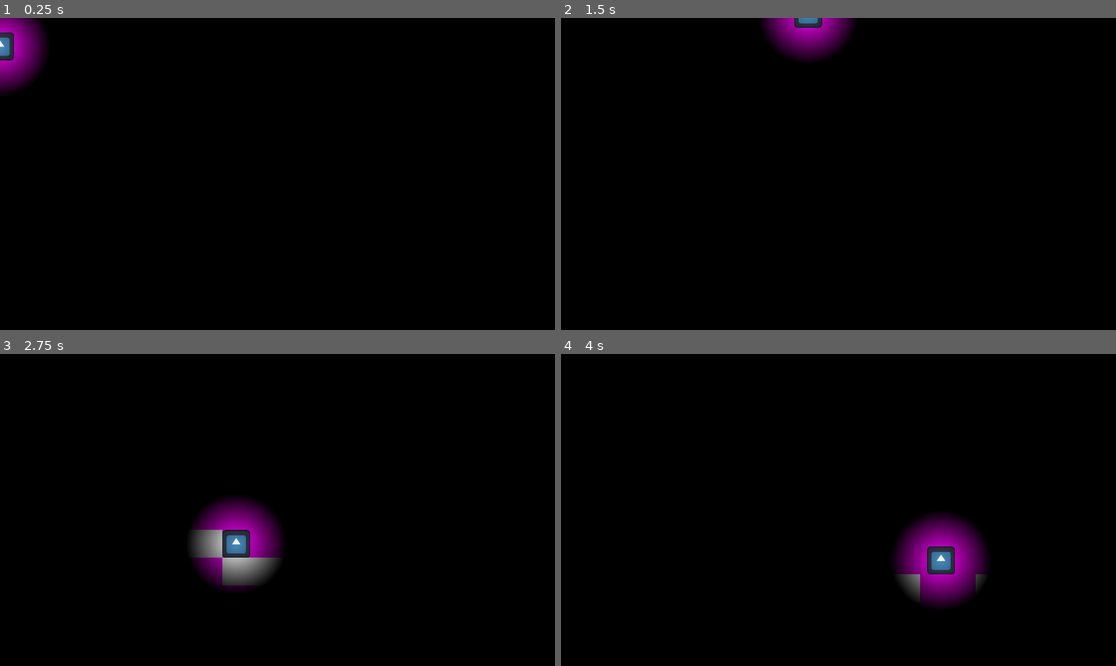
Above: before the commit, frames 1-4 (two rows, left to right).
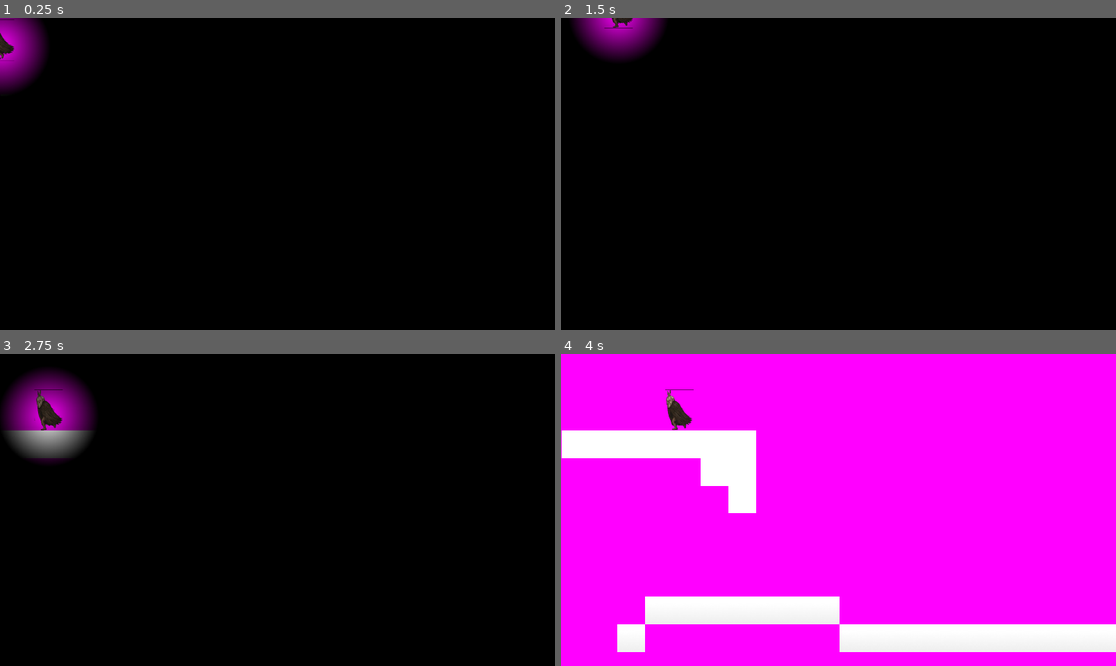
Above: after the commit, the same moments.

Repository: NahuelArrieta/MaskGame
Game: Godot game, scene res://levels/level-001.tscn
The game is run twice, just before and just after one commit, with the same random seed, the same clock (stepped at 60 frames per second) and the same inputs. The engine's default icon, where the game draws it, is replaced by a stand-in: a white triangle on a blue panel in a dark square.
Inputs:
- Up to frame 1 (0.25 s): no input
- Up to frame 2 (1.5 s): hold Right (RIGHT) from 0.53 s (still down); tap E (MASK_ANTIGRAVITY_KEY, bound only after the commit) at 0.6 s; tap Up (JUMP) at 0.77 s; tap W (MASK_DEATH_KEY, bound only after the commit) at 0.8, 1.35 s
- Up to frame 3 (2.75 s): tap Up (JUMP) at 1.52 s; tap Q (MASK_FIRE_KEY, bound only after the commit) at 1.55, 2.1 s; release Right (RIGHT) at 2.03 s; hold Left (LEFT) from 2.03 s (still down); tap E (MASK_ANTIGRAVITY_KEY, bound only after the commit) at 2.3 s
- Up to frame 4 (4 s): release Left (LEFT) at 2.78 s; hold Right (RIGHT) from 2.78 s (still down); tap E (MASK_ANTIGRAVITY_KEY, bound only after the commit) at 2.85 s; tap Up (JUMP) at 3.02, 3.77 s; tap W (MASK_DEATH_KEY, bound only after the commit) at 3.05, 3.6 s; tap Q (MASK_FIRE_KEY, bound only after the commit) at 3.8 s

The runs differ from the first frame. In frame 1, 0.2% of the frame differs, in the area x 0-3%, y 0-14%; in frame 2, 3.3%; in frame 3, 7.5%; in frame 4, 100%, in the area x 0-100%, y 0-100%.

Commit message:
add fire mask

Diff:
--- /dev/null
+++ b/entities/camera/spootlight.gd
@@ -0,0 +1,7 @@
+extends CanvasModulate
+
+func _ready():
+	Global.mask_changed.connect(on_mask_changed)
+
+func on_mask_changed(mask: String):
+	visible = !(mask == Global.MASK_FIRE)
--- a/entities/camera/spootlight.tscn
+++ b/entities/camera/spootlight.tscn
@@ -1,4 +1,7 @@
-[gd_scene format=3 uid="uid://bf1oj0pv6ufrt"]
+[gd_scene load_steps=2 format=3 uid="uid://c2ptupymdpeas"]
+
+[ext_resource type="Script" uid="uid://bxb0vlr5jy827" path="res://entities/camera/spootlight.gd" id="1_dnpr4"]
 
 [node name="Spootlight" type="CanvasModulate"]
 color = Color(0, 0, 0, 1)
+script = ExtResource("1_dnpr4")
--- a/entities/player/player.gd
+++ b/entities/player/player.gd
@@ -1,10 +1,31 @@
 extends CharacterBody2D
 
-@export var speed = 300.0
+@export var speed = 70.0
 @export var jump_velocity = -450.0
+
+var current_mask: String = ""
+
+func _ready():
+	Global.mask_changed.connect(on_mask_changed)
+
+
+
+
+
+func _process(_delta):
+	for action in Global.mask_map.keys():
+		if Input.is_action_just_pressed(action):
+			var selected = Global.mask_map[action]
+			if selected != current_mask:
+				current_mask = selected
+				Global.mask_changed.emit(current_mask)
+			break
 
 
 func _physics_process(delta):
+	$Animation.play("idle")
+
+
 	if not is_on_floor():
 		velocity.y += Global.gravity * delta
 
@@ -40,3 +61,6 @@
 			$Walking.play()
 
 		$Animation.flip_h = velocity.x < 0
+
+func on_mask_changed(mask: String):
+	$Light.visible = !(mask == Global.MASK_FIRE)
--- a/entities/player/player.tscn
+++ b/entities/player/player.tscn
@@ -1,21 +1,60 @@
-[gd_scene load_steps=8 format=3 uid="uid://npn26jw3fcgm"]
+[gd_scene load_steps=14 format=3 uid="uid://npn26jw3fcgm"]
 
 [ext_resource type="Script" uid="uid://b78bww5c8bahl" path="res://entities/player/player.gd" id="1_symyc"]
-[ext_resource type="Texture2D" uid="uid://xmw2b1bg1cqc" path="res://icon.svg" id="2_abrql"]
+[ext_resource type="Texture2D" uid="uid://dgw00jilbh78" path="res://Gemini_Generated_Image_l1i1stl1i1stl1i1 (1) 1 (3).png" id="2_sglur"]
 [ext_resource type="PackedScene" uid="uid://cghftgvw3dec5" path="res://entities/camera/camera.tscn" id="3_sglur"]
 
 [sub_resource type="RectangleShape2D" id="RectangleShape2D_sfv1e"]
 size = Vector2(32, 32)
 
+[sub_resource type="AtlasTexture" id="AtlasTexture_sglur"]
+atlas = ExtResource("2_sglur")
+region = Rect2(667, 0, 131, 189)
+
+[sub_resource type="AtlasTexture" id="AtlasTexture_bls4j"]
+atlas = ExtResource("2_sglur")
+region = Rect2(536, 0, 131, 189)
+
+[sub_resource type="AtlasTexture" id="AtlasTexture_fkugw"]
+atlas = ExtResource("2_sglur")
+region = Rect2(405, 0, 131, 189)
+
+[sub_resource type="AtlasTexture" id="AtlasTexture_8fjmc"]
+atlas = ExtResource("2_sglur")
+region = Rect2(274, 0, 131, 189)
+
+[sub_resource type="AtlasTexture" id="AtlasTexture_qiwj3"]
+atlas = ExtResource("2_sglur")
+region = Rect2(143, 0, 131, 189)
+
+[sub_resource type="AtlasTexture" id="AtlasTexture_26q78"]
+atlas = ExtResource("2_sglur")
+region = Rect2(12, 0, 131, 189)
+
 [sub_resource type="SpriteFrames" id="SpriteFrames_sglur"]
 animations = [{
 "frames": [{
 "duration": 1.0,
-"texture": ExtResource("2_abrql")
+"texture": SubResource("AtlasTexture_sglur")
+}, {
+"duration": 1.0,
+"texture": SubResource("AtlasTexture_bls4j")
+}, {
+"duration": 1.0,
+"texture": SubResource("AtlasTexture_fkugw")
+}, {
+"duration": 1.0,
+"texture": SubResource("AtlasTexture_8fjmc")
+}, {
+"duration": 1.0,
+"texture": SubResource("AtlasTexture_qiwj3")
+}, {
+"duration": 1.0,
+"texture": SubResource("AtlasTexture_26q78")
 }],
 "loop": true,
-"name": &"default",
-"speed": 5.0
+"name": &"idle",
+"speed": 9.0
 }]
 
 [sub_resource type="Gradient" id="Gradient_sglur"]
@@ -35,12 +74,14 @@
 [node name="Collision" type="CollisionShape2D" parent="."]
 shape = SubResource("RectangleShape2D_sfv1e")
 
-[node name="Sprite" type="AnimatedSprite2D" parent="."]
+[node name="Animation" type="AnimatedSprite2D" parent="."]
+position = Vector2(0, -7)
 scale = Vector2(0.25, 0.25)
 sprite_frames = SubResource("SpriteFrames_sglur")
+animation = &"idle"
 
 [node name="Camera" parent="." instance=ExtResource("3_sglur")]
 
-[node name="PointLight2D" type="PointLight2D" parent="."]
+[node name="Light" type="PointLight2D" parent="."]
 blend_mode = 2
 texture = SubResource("GradientTexture2D_bls4j")
--- a/global.gd
+++ b/global.gd
@@ -2,3 +2,16 @@
 
 ## Constants
 const gravity = 980.0
+
+const MASK_FIRE = "MASK_FIRE"
+const MASK_DEATH = "MASK_DEATH"
+const MASK_ANTIGRAVITY = "MASK_ANTIGRAVITY"
+
+var mask_map = {
+	"MASK_FIRE_KEY": MASK_FIRE,
+	"MASK_DEATH_KEY": MASK_DEATH,
+	"MASK_ANTIGRAVITY_KEY": MASK_ANTIGRAVITY
+}
+
+## Signals
+signal mask_changed(current_mask: String);
--- a/project.godot
+++ b/project.godot
@@ -42,3 +42,18 @@
 "events": [Object(InputEventKey,"resource_local_to_scene":false,"resource_name":"","device":-1,"window_id":0,"alt_press …(195 unchanged characters)…
 ]
 }
+MASK_FIRE_KEY={
+"deadzone": 0.2,
+"events": [Object(InputEventKey,"resource_local_to_scene":false,"resource_name":"","device":-1,"window_id":0,"alt_pressed":false,"shift_pressed":false,"ctrl_pressed":false,"meta_pressed":false,"pressed":false,"keycode":0,"physical_keycode":81,"key_label":0,"unicode":113,"location":0,"echo":false,"script":null)
+]
+}
+MASK_DEATH_KEY={
+"deadzone": 0.2,
+"events": [Object(InputEventKey,"resource_local_to_scene":false,"resource_name":"","device":-1,"window_id":0,"alt_pressed":false,"shift_pressed":false,"ctrl_pressed":false,"meta_pressed":false,"pressed":false,"keycode":0,"physical_keycode":87,"key_label":0,"unicode":119,"location":0,"echo":false,"script":null)
+]
+}
+MASK_ANTIGRAVITY_KEY={
+"deadzone": 0.2,
+"events": [Object(InputEventKey,"resource_local_to_scene":false,"resource_name":"","device":-1,"window_id":0,"alt_pressed":false,"shift_pressed":false,"ctrl_pressed":false,"meta_pressed":false,"pressed":false,"keycode":0,"physical_keycode":69,"key_label":0,"unicode":101,"location":0,"echo":false,"script":null)
+]
+}
Binary file added: Gemini_Generated_Image_l1i1stl1i1stl1i1 (1) 1 (3).png
Not shown, added: Gemini_Generated_Image_l1i1stl1i1stl1i1 (1) 1 (3).png.import
Not shown, added: entities/camera/spootlight.gd.uid
Not shown: 1 places in levels/level-001.tscn that only renumber resources
